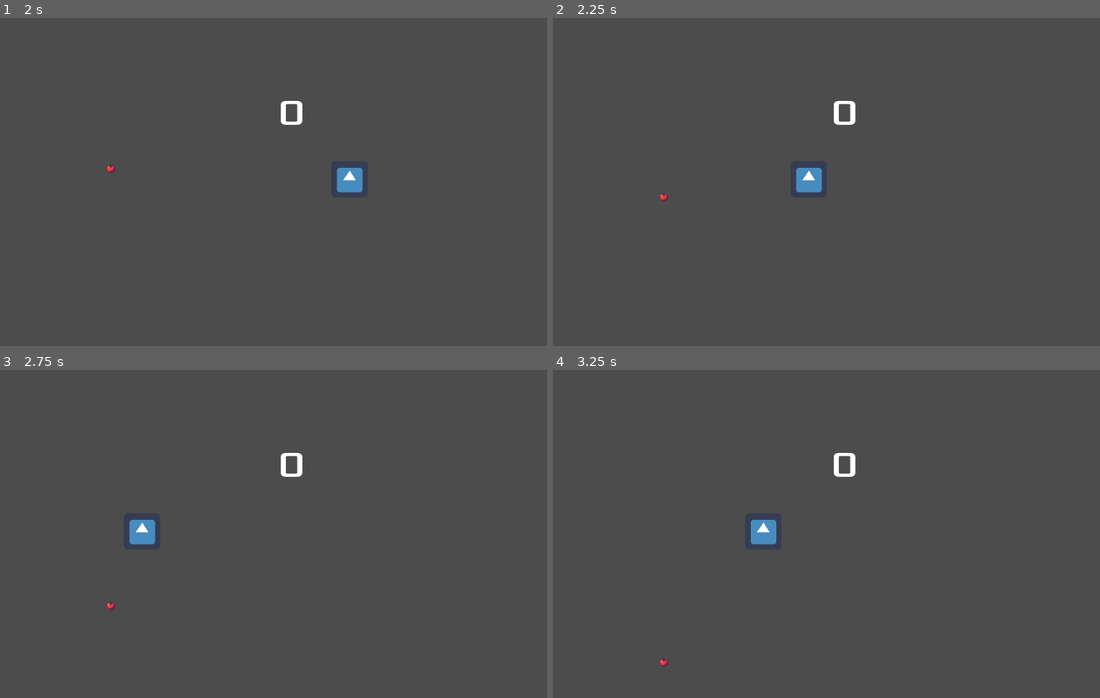
Above: before the commit, frames 1-4 (two rows, left to right).
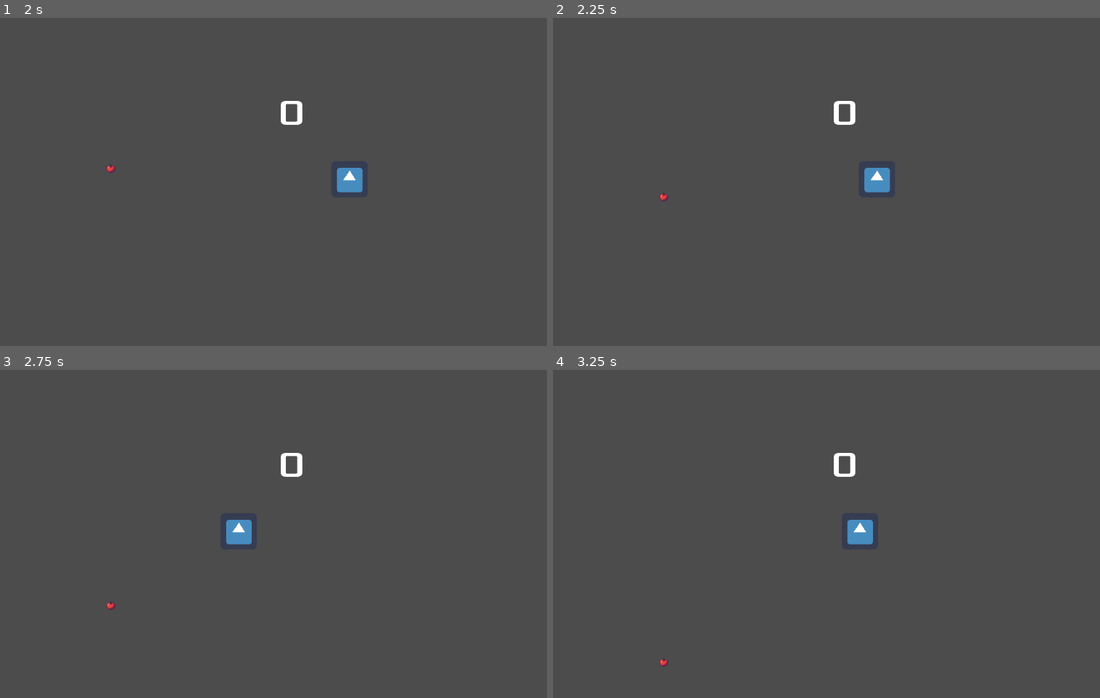
Above: after the commit, the same moments.

Repository: ColinKYuen/BQ-Game-Jam
Game: Godot game, scene res://Scenes/Main.tscn
Same seed, same stepped clock (60 frames per second), same inputs: the game is played once before the commit and once after it. The engine's default icon, where the game draws it, is replaced by a stand-in: a white triangle on a blue panel in a dark square.
Inputs:
- Up to frame 1 (2 s): click "Start" at 0.5 s; tap Enter at 1.25 s; hold D (move_right) from 1.28 s (still down)
- Up to frame 2 (2.25 s): release D (move_right) at 2.03 s; hold Left (move_left) from 2.03 s (still down)
- Up to frame 3 (2.75 s): keep holding Left (move_left)
- Up to frame 4 (3.25 s): release Left (move_left) at 2.78 s; hold D (move_right) from 2.78 s (still down)

Frame 1 is identical in both runs. In frame 2, 0.7% of the frame differs, in the area x 44-62%, y 45-54%; in frame 3, 0.7%; in frame 4, 0.7%.

Commit message:
Fix rightside dash

Diff:
--- a/Scripts/Player.gd
+++ b/Scripts/Player.gd
@@ -35,8 +35,10 @@
 	if dash_on_cooldown:
 		dash_timer += delta
 		if dash_timer <= dash_cooldown:
+			print("Dash on CD")
 			return
 		else:
+			print("Dash off CD")
 			dash_timer = 0
 			dash_on_cooldown = false
 
@@ -45,11 +47,13 @@
 			dash_taps += 1
 		else:
 			dash_taps = 1
+		last_tap_right = true
 	if Input.is_action_just_pressed("move_left") and not is_dashing:
 		if not last_tap_right:
 			dash_taps += 1
 		else:
 			dash_taps = 1
+		last_tap_right = false
 
 	if dash_taps > 0 and not is_dashing:
 		dash_timer += delta
